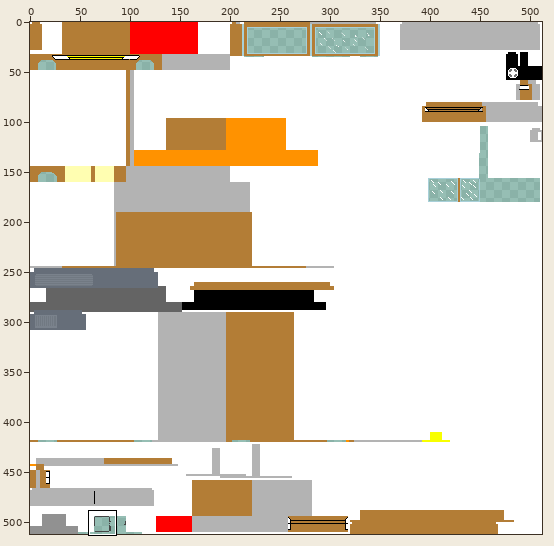
Sprite sheet, stored at SimpleVehiclesAdd-on-1/packs/RP/textures/entity/car/car_cafe.png. The picture above shows the old version from afar; the outline marks the close-up.
Close-up. Earlier state:
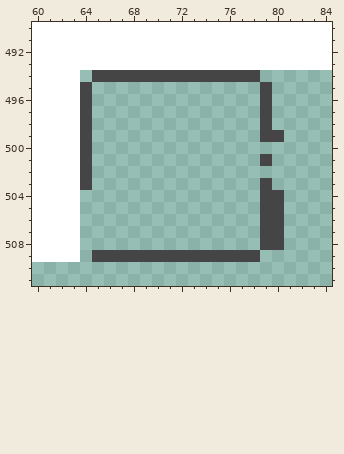
The file is 512x512 pixels. Pixels under 10% opacity are left out. Colours within 5 levels of each other are drawn and written as one. Shown: x 60..84, y 490..511. The commit also changed other parts of the picture, which this record leaves out.
New version:
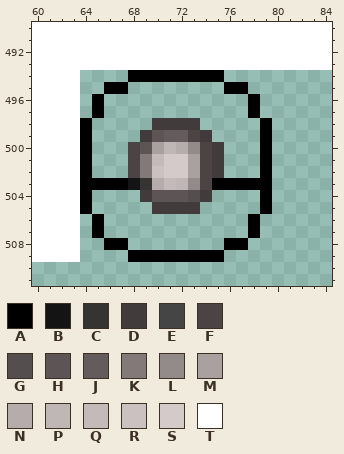
Palette (. is transparent): A #000000  B #151414  C #363333  D #423b3b  E #454545  F #4c4444  G #554e4e  H #5d5555  J #645c5c  K #837979  L #938a8a  M #aaa0a0  N #b6acac  P #bfb6b6  Q #c5baba  R #cbc1c1  S #d5caca  T #ffffff
What changed:
y 494: x 65..78 EEEEEEEEEEEEEE -> ...AAAAAAAA...
y 495: x 64 E -> .; x 66..67 .. -> AA; x 76..77 .. -> AA; x 79 E -> .
y 496..497: x 64..65 E. -> .A; x 78..79 .E -> A.
y 498: x 64 E -> A; x 70..73 .... -> DDDD; x 79 E -> A
y 499: x 64 E -> A; x 69..74 ...... -> DHJJFD; x 79..80 EE -> A.
y 500: x 64 E -> A; x 68..75 ........ -> FHMPNLFD; x 79 . -> A
y 501: x 64 E -> A; x 68..75 ........ -> FKQSSMFD; x 79 E -> A
y 502: x 64 E -> A; x 68..75 ........ -> FKRSSMFD; x 79 . -> A
y 503: x 64..79 E..............E -> AAAABCNQPLFAAAAA
y 504: x 64 . -> A; x 69..74 ...... -> DHHHGD; x 79..80 EE -> A.
y 505: x 64 . -> A; x 70..73 .... -> DDDD; x 79..80 EE -> A.
y 506..507: x 65 . -> A; x 78..80 .EE -> A..
y 508: x 66..67 .. -> AA; x 76..77 .. -> AA; x 79..80 EE -> ..
y 509: x 65..78 EEEEEEEEEEEEEE -> ...AAAAAAAA...
